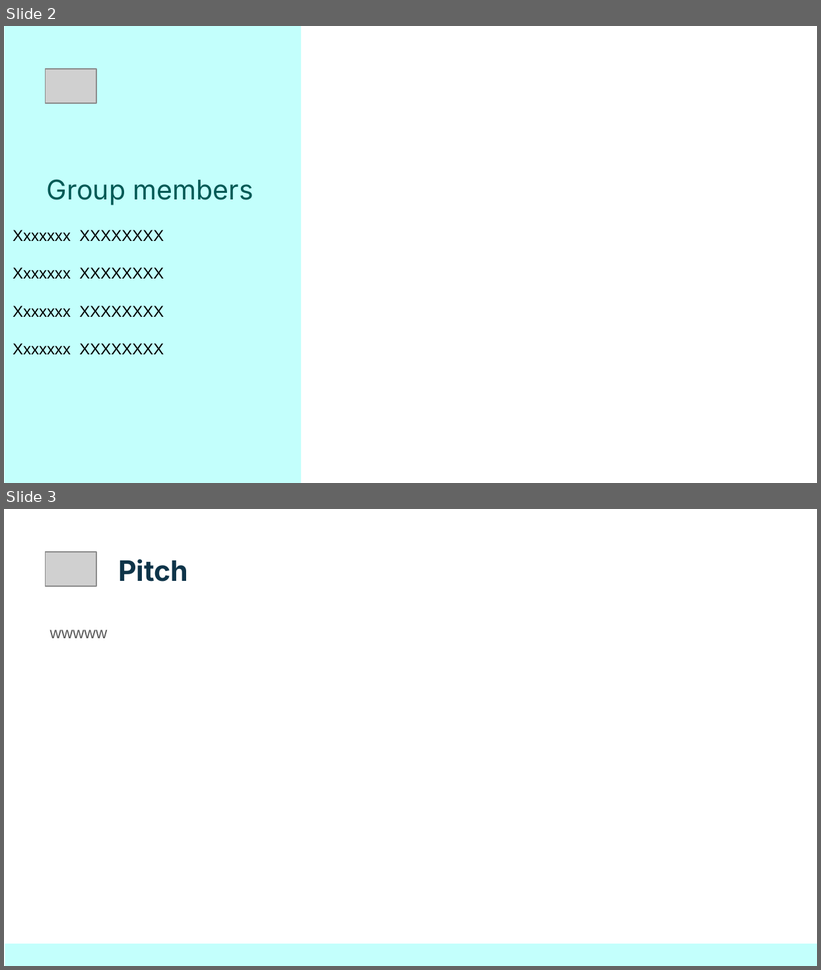
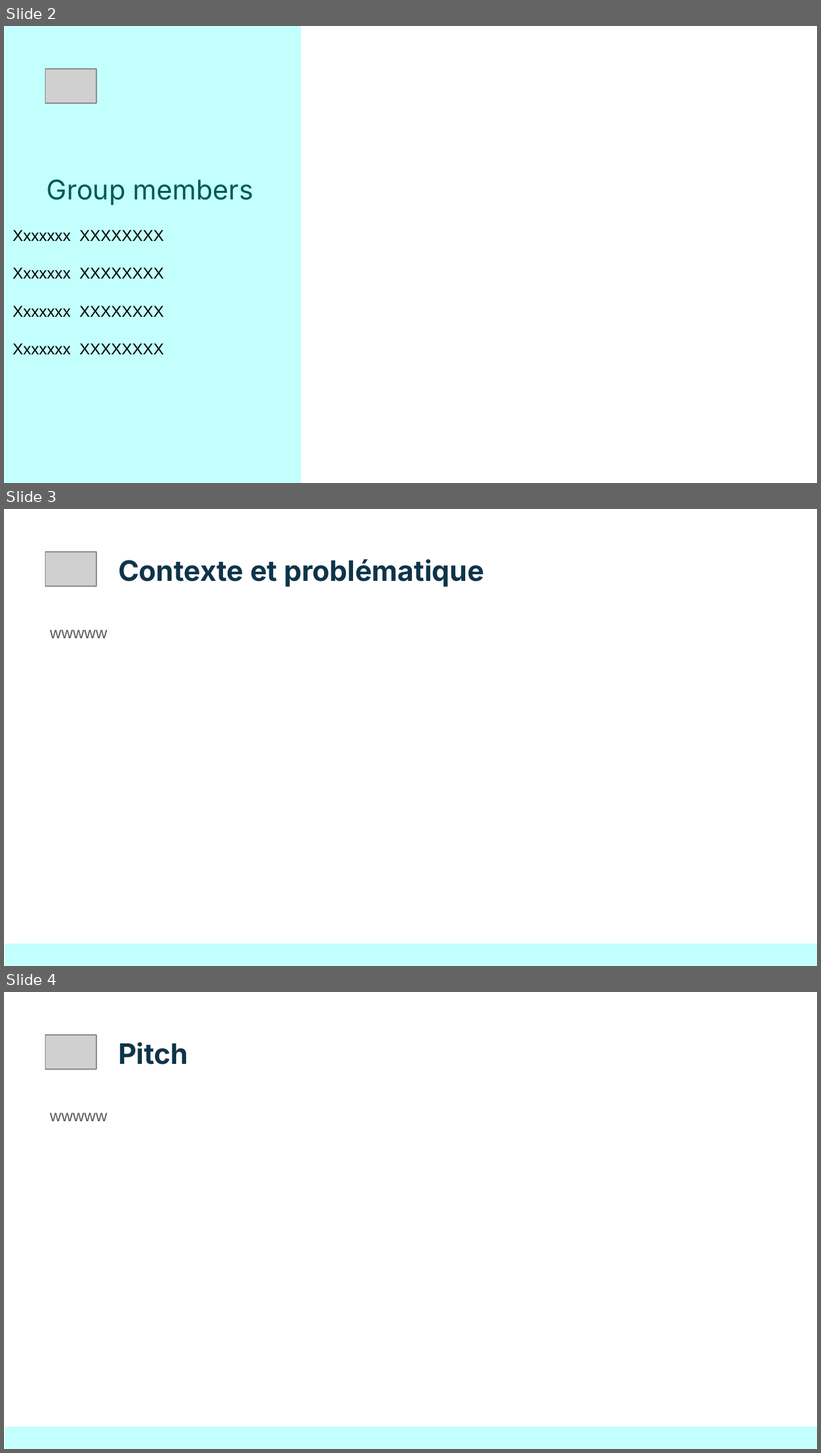
Before and after one commit to Sheikoh/REnergies_efficiency_prediction, a slide deck: presentation/dsfs_ft_35_Projet_REnergies_efficiency_prediction.pptx. Shown one above the other, each under a label of ours: slides 2 and 3 before the commit, slides 2, 3 and 4 after it. The pictures are 821x970 and 821x1453 pixels, drawn with LibreOffice and Linux fonts; fonts in the diff are those of the drawing; grey boxes stand for pictures. Boxes give left, top, right and bottom in pixels: in the first picture for what was removed or moved away, otherwise in the second. Text is boxed around its words. In the diff, an @@ line names an element or a change of style, - is before the commit and + after.

```diff
--- a/presentation/dsfs_ft_35_Projet_REnergies_efficiency_prediction.pptx
+++ b/presentation/dsfs_ft_35_Projet_REnergies_efficiency_prediction.pptx
@@ slide 3 added at [4,509,817,966], background #FFFFFF @@
@@ picture added at [46,552,96,586] @@
@@ title added at [118,559,484,587], 25 pt, text #0E3449, bold @@
+Contexte et problématique
@@ text added at [50,630,108,638], 14 pt, text #595959 @@
+wwwww
@@ rectangle added at [5,944,817,966], fill #C3FFFC @@
@@ what was slide 3 is now slide 4 @@
```
Also in this commit, not shown: 2 slides changed, 4 other slides added, 1 other file.
